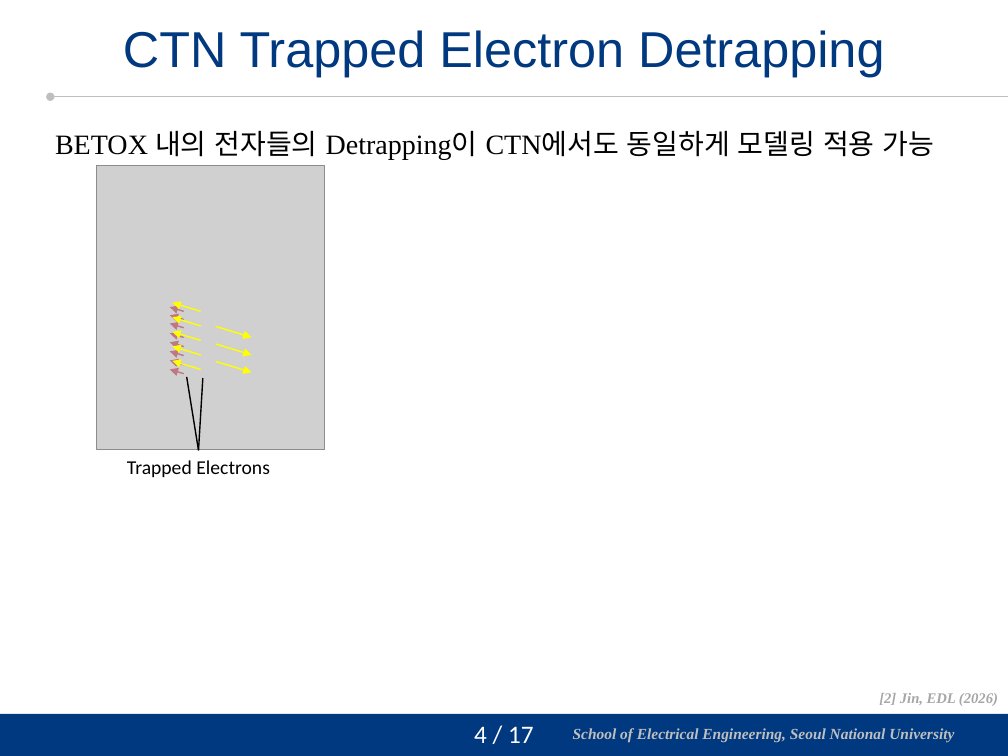
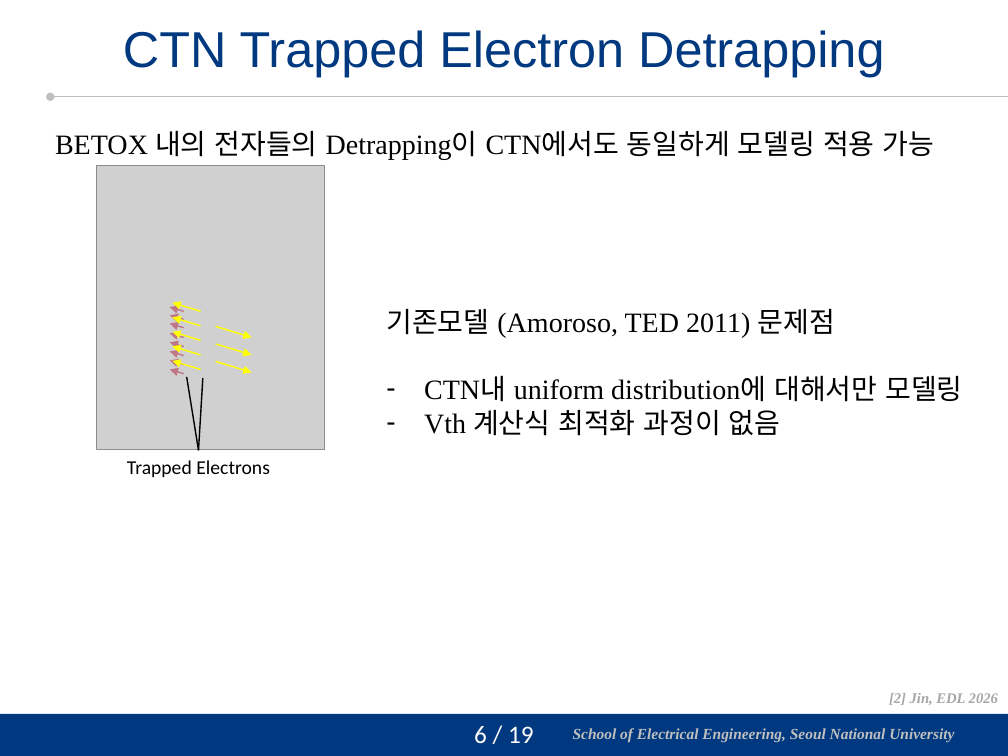
Before and after one commit to vectorcont62-dev/Graduation-SNU-MS, a slide deck: slide 6 of 진명 석사졸업 연구 정리.pptx (slide 5 before the commit). Drawn at 1008x756 pixels with LibreOffice and Linux fonts; fonts in the diff are those of the drawing; grey boxes stand for pictures; background and template pictures are left out. Boxes give left, top, right and bottom in pixels: in the first picture for what was removed or moved away, otherwise in the second. Text is boxed around its words. In the diff, an @@ line names an element or a change of style, - is before the commit and + after.

```diff
--- a/진명 석사졸업 연구 정리.pptx
+++ b/진명 석사졸업 연구 정리.pptx
@@ text added at bbox=[386, 308, 962, 436], 20 pt, text #000000 @@
+기존모델 (Amoroso, TED 2011) 문제점
+– CTN내 uniform distribution에 대해서만 모델링
+– Vth 계산식 최적화 과정이 없음
@@ text at bbox=[889, 693, 998, 705]: text changed @@
-[2] Jin, EDL (2026)
+[2] Jin, EDL 2026
@@ page number at bbox=[474, 726, 534, 744]: text changed @@
-4 / 17
+6 / 19
```
Also in this commit, not shown: 12 other slides changed, 6 slides added, 2 slides removed.
